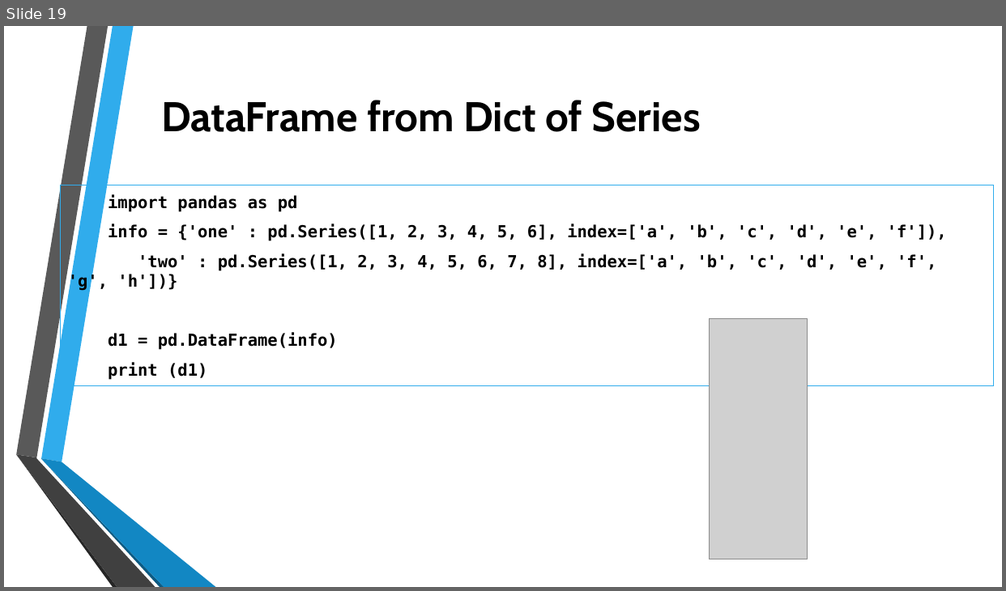
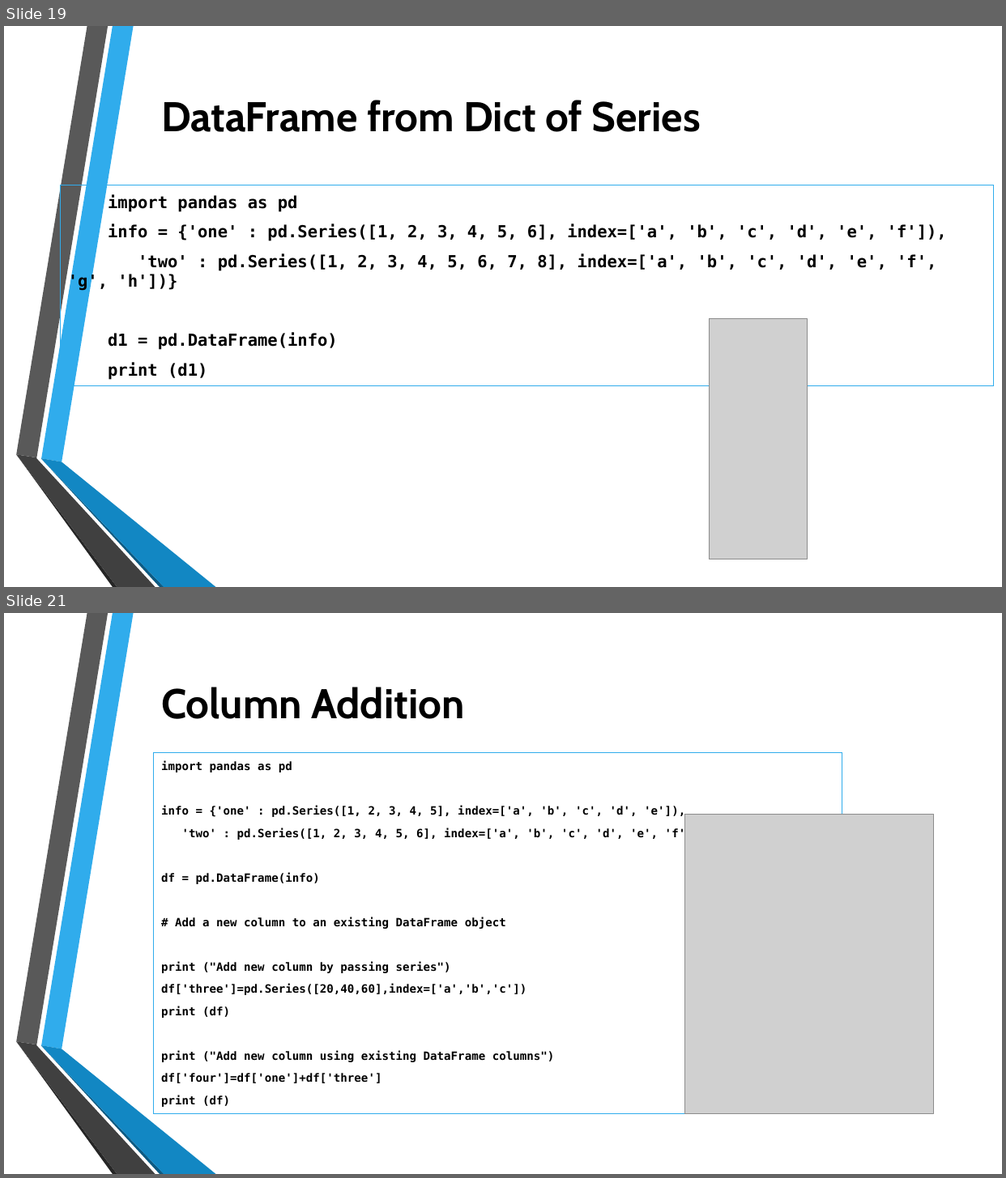
Before and after one commit to thetnaingtunerp/dax, a slide deck: PythonDAX/Data Analysis with Python.pptx. Shown one above the other, each under a label of ours: slide 19 before the commit, slides 19 and 21 after it; the slides between them are not shown. The pictures are 1006x591 and 1006x1178 pixels, drawn with LibreOffice and Linux fonts; fonts in the diff are those of the drawing; grey boxes stand for pictures; background and template pictures are left out. Boxes give left, top, right and bottom in pixels: in the first picture for what was removed or moved away, otherwise in the second. Text is boxed around its words. In the diff, an @@ line names an element or a change of style, - is before the commit and + after.

```diff
--- a/PythonDAX/Data Analysis with Python.pptx
+++ b/PythonDAX/Data Analysis with Python.pptx
@@ slide 21 added at (4, 613, 1002, 1174), background picture (left out); not listed: 6 template elements that a slide beside it also shows @@
@@ title added at (161, 687, 464, 719), 40 pt, text #000000, bold @@
+Column Addition
@@ text added at (154, 752, 842, 1114), outline #30ACEC 0.75 pt, 11 pt, text #000000, bold @@
+import pandas as pd
+info = {'one' : pd.Series([1, 2, 3, 4, 5], index=['a', 'b', 'c', 'd', 'e']),
+'two' : pd.Series([1, 2, 3, 4, 5, 6], index=['a', 'b', 'c', 'd', 'e', 'f'])}
+df = pd.DataFrame(info)
+# Add a new column to an existing DataFrame object
+print ("Add new column by passing series")
+df['three']=pd.Series([20,40,60],index=['a','b','c'])
+print (df)
+print ("Add new column using existing DataFrame columns")
+df['four']=df['one']+df['three']
+print (df)
@@ picture added at (684, 814, 934, 1114) @@
```
Also in this commit, not shown: 6 other slides added, 1 other file.
